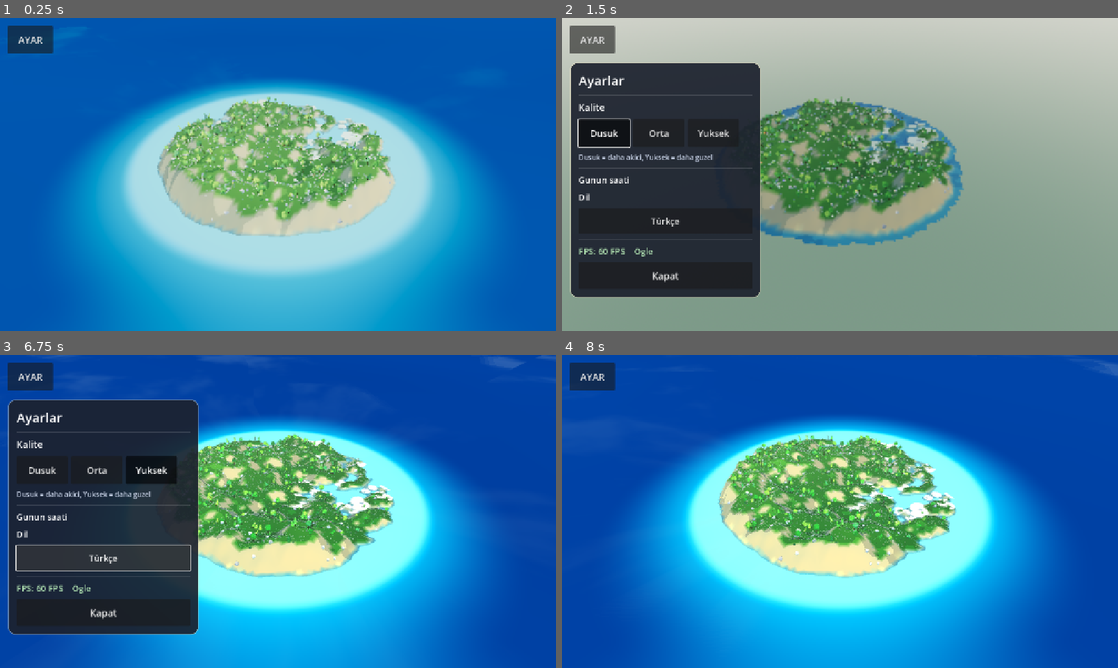
Above: before the commit, frames 1-4 (two rows, left to right).
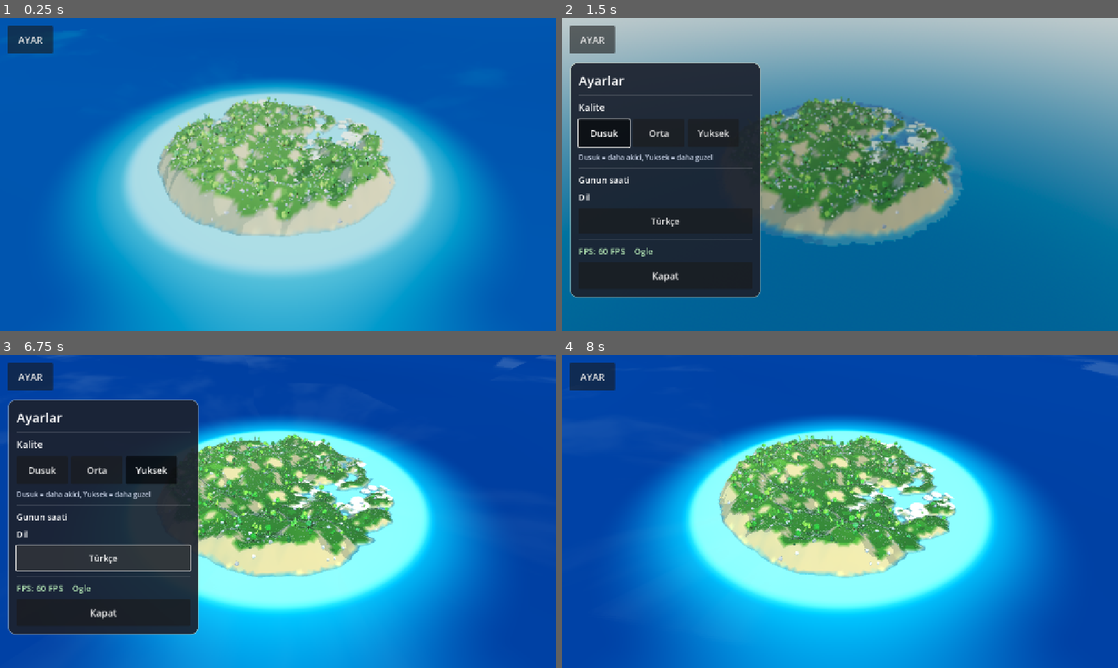
Above: after the commit, the same moments.

Repository: eraslan19j/game
Game: Godot game, scene res://scenes/world/world.tscn
Two runs of this game, one before a commit and one after it. Both use one fixed random seed, a clock stepped at 60 frames per second and the inputs below.
Inputs:
- Up to frame 1 (0.25 s): no input
- Up to frame 2 (1.5 s): click "AYAR" at 0.5 s; click "Dusuk" at 1.25 s
- Up to frame 3 (6.75 s): click "Orta" at 2 s; click "Yuksek" at 2.75 s; click "Türkçe" at 3.5 s; click "Low" at 4.25 s; click "Medium" at 5 s; click "High" at 5.75 s; click "English" at 6.5 s
- Up to frame 4 (8 s): click "Kapat" at 7.25 s

The runs differ from the first frame. In frame 1, less than 0.1% of the frame differs, in the area x 15-68%, y 2-67%; in frame 2, 59%, in the area x 0-100%, y 0-100%; in frame 3, less than 0.1%; in frame 4, less than 0.1%.

Commit message:
Kamera far 900->3000 (ufukta su kirpiliyordu, yesil gokyuzu zemini gorunuyordu); kiyi kesim hatti duzeltildi
Co-authored-by: arena-agent <297053741+arena-agent@users.noreply.github.com>

Diff:
--- a/scenes/world/world.tscn
+++ b/scenes/world/world.tscn
@@ -15,8 +15,8 @@
 sky_top_color = Color(0.13, 0.42, 0.82, 1)
 sky_horizon_color = Color(0.62, 0.82, 0.90, 1)
 sky_curve = 0.18
-ground_bottom_color = Color(0.42, 0.52, 0.46, 1)
-ground_horizon_color = Color(0.62, 0.82, 0.90, 1)
+ground_bottom_color = Color(0.09, 0.36, 0.52, 1)
+ground_horizon_color = Color(0.30, 0.60, 0.80, 1)
 ground_curve = 0.2
 sun_angle_max = 22.0
 sun_curve = 0.12
@@ -111,8 +111,8 @@
 
 [node name="Camera3D" type="Camera3D" parent="CameraRig"]
 fov = 55.0
-near = 0.1
-far = 900.0
+near = 0.5
+far = 3000.0
 current = true
 
 [node name="PerfLog" type="Node" parent="."]
--- a/scripts/world/terrain.gd
+++ b/scripts/world/terrain.gd
@@ -179,6 +179,45 @@
 	# olusuyordu. Sadece adanin kendisi cizilince boyle bir yuzey kalmiyor;
 	# su zaten her yeri kapliyor. Kiyi hatti da daha dogal gorunuyor.
 	const SEA_CULL: float = -2.6
+	# Once hangi karelerin uretilecegine karar ver. Sonra kesim sinirindaki
+	# (deniz alti komsusu olan) kose noktalarini su seviyesine indir: boylece
+	# kiyi hatti duzgun bir cizgi olur, testere disi kalmaz.
+	var keep: PackedByteArray = PackedByteArray()
+	keep.resize(grid_cells * grid_cells)
+	var edge_vert: PackedByteArray = PackedByteArray()
+	edge_vert.resize(n * n)
+	for iz in grid_cells:
+		for ix in grid_cells:
+			var i0: int = iz * n + ix
+			var i1: int = i0 + 1
+			var i2: int = i0 + n
+			var i3: int = i2 + 1
+			var inside: bool = not (heights[i0] < SEA_CULL and heights[i1] < SEA_CULL \
+					and heights[i2] < SEA_CULL and heights[i3] < SEA_CULL)
+			keep[iz * grid_cells + ix] = 1 if inside else 0
+	for iz in grid_cells:
+		for ix in grid_cells:
+			if keep[iz * grid_cells + ix] == 0:
+				continue
+			var i0: int = iz * n + ix
+			var i2: int = i0 + n
+			var neigh: Array = []
+			if ix > 0: neigh.append(keep[iz * grid_cells + (ix - 1)])
+			if ix < grid_cells - 1: neigh.append(keep[iz * grid_cells + (ix + 1)])
+			if iz > 0: neigh.append(keep[(iz - 1) * grid_cells + ix])
+			if iz < grid_cells - 1: neigh.append(keep[(iz + 1) * grid_cells + ix])
+			if neigh.has(0):
+				edge_vert[i0] = 1
+				edge_vert[i0 + 1] = 1
+				edge_vert[i2] = 1
+				edge_vert[i2 + 1] = 1
+	for iz in n:
+		for ix in n:
+			if edge_vert[iz * n + ix] == 1:
+				var v: Vector3 = verts[iz * n + ix]
+				if v.y > -0.6:
+					verts[iz * n + ix] = Vector3(v.x, -0.6, v.z)
+
 	var indices := PackedInt32Array()
 	indices.resize(grid_cells * grid_cells * 6)
 	var k: int = 0
@@ -188,12 +227,10 @@
 			var i1: int = i0 + 1
 			var i2: int = i0 + n
 			var i3: int = i2 + 1
-			# Denizin altindaki kareler uretilmez. Kiyi hattinda kucuk bir
-			# "etek" birakilir (SEA_CULL): boylece ada havada yuzuyormus gibi
-			# durmaz, su altinda devam ediyormus gibi gorunur. Etek deniz
-			# tabaninin rengine boyali oldugu icin kare izlenimi olusmaz.
-			if heights[i0] < SEA_CULL and heights[i1] < SEA_CULL \
-					and heights[i2] < SEA_CULL and heights[i3] < SEA_CULL:
+			# Denizin altindaki kareler uretilmez (yukarida keep[] ile
+			# isaretlendi). Kiyi hattinda kucuk bir "etek" birakilir: ada
+			# havada yuzuyormus gibi durmaz. Etek deniz tabani renginde.
+			if keep[iz * grid_cells + ix] == 0:
 				continue
 			# Saat yonunun tersi (yukari bakan yuz): ConcavePolygonShape3D
 			# tek tarafli oldugu icin yon onemli — yanlissa isin/carpisma gecmez.
Binary file changed: ci_dbg_nonature.png
Binary file changed: ci_dbg_noterrain.png
Binary file changed: ci_dbg_nowater.png
Binary file changed: ci_dbg_skyonly.png
